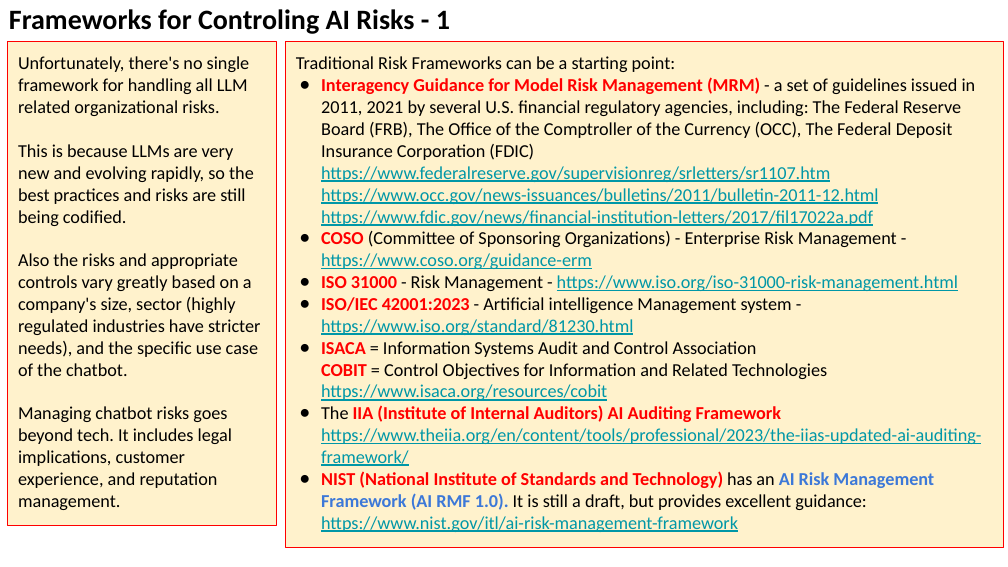
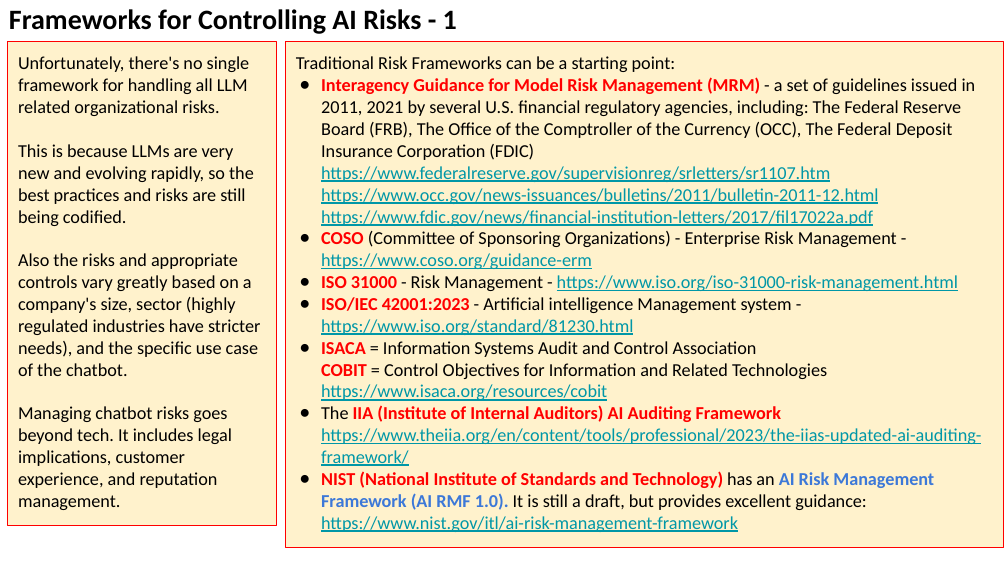
Before and after one commit to lselector/seminar, a slide deck: slide 4 of 2024/2024-03-01-AI-Risk.pptx. Drawn at 1008x567 pixels with LibreOffice and Linux fonts; fonts in the diff are those of the drawing. Boxes give left, top, right and bottom in pixels: in the first picture for what was removed or moved away, otherwise in the second. Text is boxed around its words. In the diff, an @@ line names an element or a change of style, - is before the commit and + after.

```diff
--- a/2024/2024-03-01-AI-Risk.pptx
+++ b/2024/2024-03-01-AI-Risk.pptx
@@ text at <box>9,9,457,34</box>: text changed @@
-Frameworks for Controling AI Risks - 1
+Frameworks for Controlling AI Risks - 1
```
Also in this commit, not shown: 3 other slides changed, 2 slides removed.
